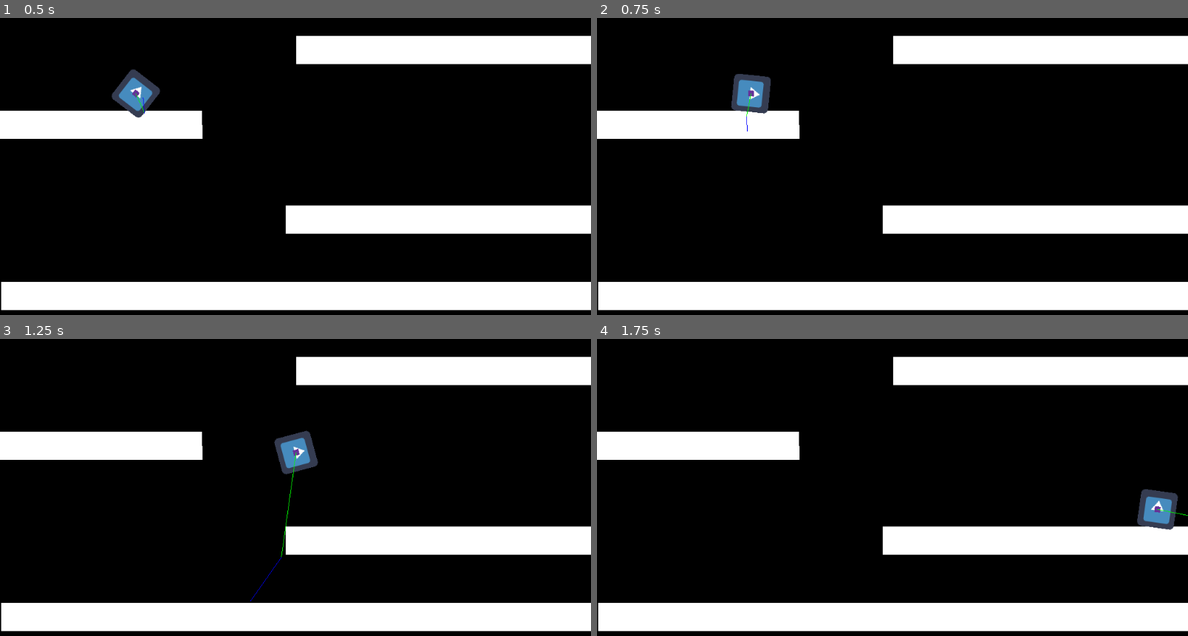
Above: before the commit, frames 1-4 (two rows, left to right).
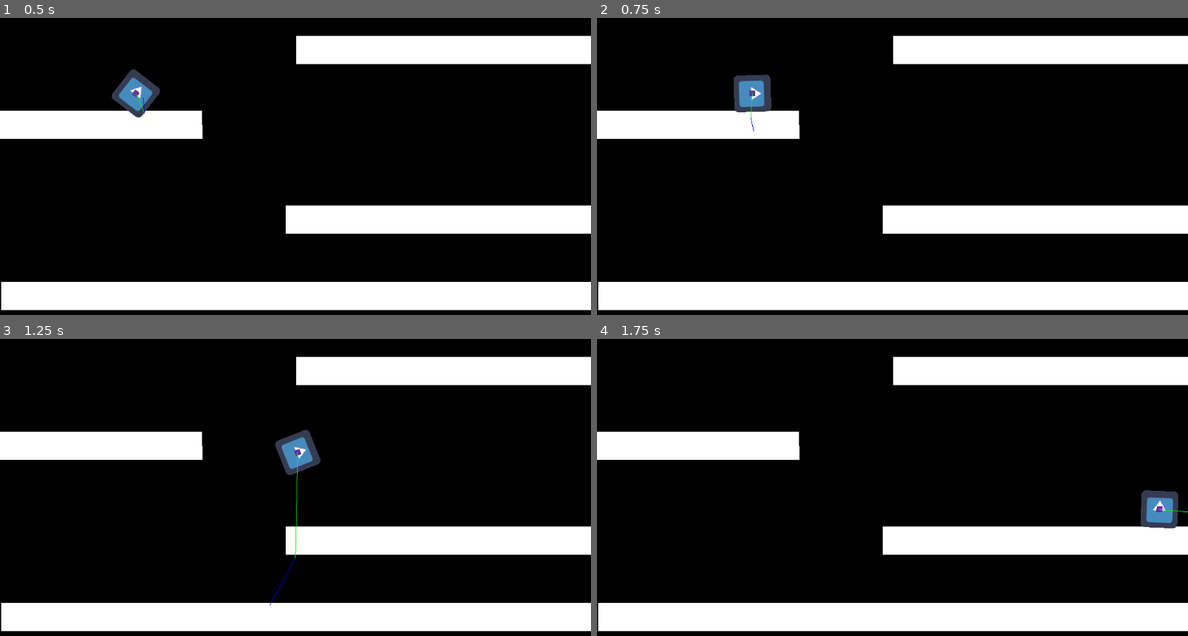
Above: after the commit, the same moments.

Repository: rtauziac/ggj23
Game: Godot game, scene res://root.tscn
Same seed, same stepped clock (60 frames per second), same inputs: the game is played once before the commit and once after it. The engine's default icon, where the game draws it, is replaced by a stand-in: a white triangle on a blue panel in a dark square.
Inputs (mouse positions are in pixels of both pictures, inside the frame that each line leads up to):
- Up to frame 1 (0.5 s): no input
- Up to frame 2 (0.75 s): move the mouse to (1022, 130) at 0.52 s; hold D (moveRight) from 0.53 s (still down); hold Z (jump) from 0.53 s (still down)
- Up to frame 3 (1.25 s): keep holding D (moveRight); keep holding Z (jump)
- Up to frame 4 (1.75 s): keep holding D (moveRight); move the mouse to (774, 487) at 1.27 s; release Z (jump) at 1.28 s; tap Z (jump) at 1.35, 1.52 s

Frame 1 is identical in both runs. In frame 2, 0.3% of the frame differs, in the area x 22-30%, y 18-39%; in frame 3, 0.4%, in the area x 42-55%, y 30-90%; in frame 4, 0.3%.

Commit message:
I should get a raise for this.

Diff:
--- a/PlayerCharracterRigidBody.gd
+++ b/PlayerCharracterRigidBody.gd
@@ -2,6 +2,9 @@
 
 
 export (float) var WALK_SPEED = 1000
+export (float) var JUMP_SPEED = 10
+
+var isJumping = false
 
 
 # Called when the node enters the scene tree for the first time.
@@ -10,18 +13,22 @@
 
 
 # Called every frame. 'delta' is the elapsed time since the previous frame.
-#func _process(delta):
+#func _process(delta):dddzzd
 #	pass
 
 
 func _physics_process(delta):
+	#Init
 	var horVelocity = Vector2.ZERO
+
 	# Lateral movement
 	if Input.is_action_pressed("moveLeft"):
 		horVelocity.x -= 1
 	if Input.is_action_pressed("moveRight"):
 		horVelocity.x +=  1
+	apply_central_impulse(horVelocity * WALK_SPEED * delta)
 
-	print(horVelocity * WALK_SPEED * delta)
-
-	apply_central_impulse(horVelocity * WALK_SPEED * delta)
+	#Jump
+	if Input.is_action_pressed("jump") && not isJumping:
+		isJumping = true
+		apply_central_impulse(Vector2(0, -1 * JUMP_SPEED))
--- a/root.tscn
+++ b/root.tscn
@@ -1,9 +1,10 @@
-[gd_scene load_steps=7 format=2]
+[gd_scene load_steps=8 format=2]
 
 [ext_resource path="res://robot_character/bucket/Bucket.tscn" type="PackedScene" id=1]
 [ext_resource path="res://Trampoline.gd" type="Script" id=2]
 [ext_resource path="res://icon.png" type="Texture" id=3]
 [ext_resource path="res://PlayerCharracterRigidBody.gd" type="Script" id=4]
+[ext_resource path="res://robot_character/RobotVisual.tscn" type="PackedScene" id=5]
 
 [sub_resource type="RectangleShape2D" id=2]
 extents = Vector2( 512, 24 )
@@ -69,6 +70,8 @@
 [node name="RigidBody2D" type="RigidBody2D" parent="."]
 position = Vector2( 204, 182 )
 mass = 0.1
+contacts_reported = 4
+contact_monitor = true
 can_sleep = false
 linear_velocity = Vector2( 100, 0 )
 script = ExtResource( 4 )
@@ -85,4 +88,4 @@
 [node name="CollisionShape2D" type="CollisionShape2D" parent="RigidBody2D"]
 shape = SubResource( 3 )
 
-[node name="Sprite" type="Node2D" parent="RigidBody2D"]
+[node name="Sprite" parent="." instance=ExtResource( 5 )]
